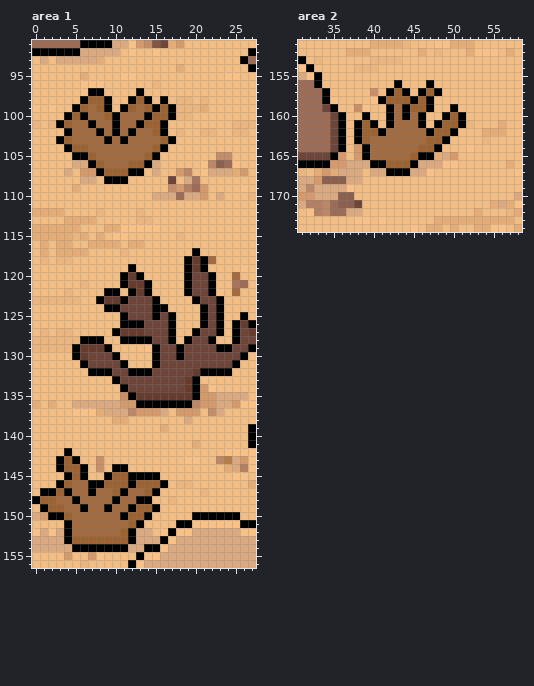
Two versions of one pixel-art file, Assets/Sprite/Background/Chapter3-Minigame-Stage1.aseprite. Above, as it was before the edit.
320x180 pixels, 1 frame. Colours within 5 levels of each other are drawn and written as one. Shown: area 1: x 0..27, y 91..156; area 2: x 31..58, y 151..174. The commit also changed other parts of the picture, which this record leaves out.
The same view after the edit:
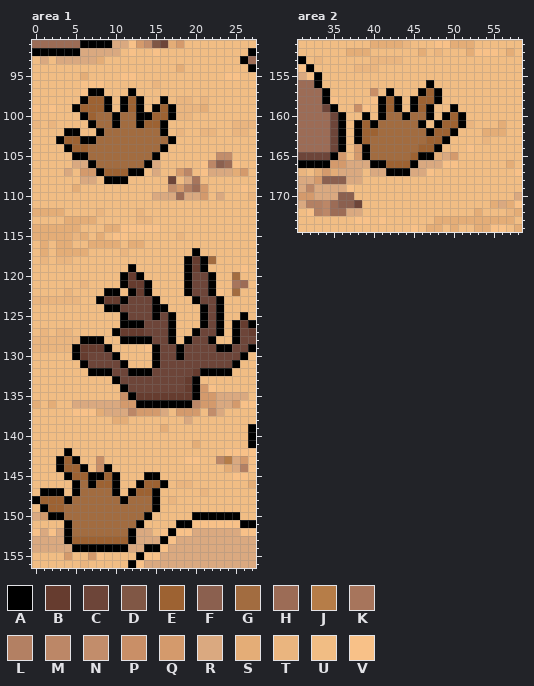
Palette (. is transparent): A #000000  B #663c2f  C #6d4539  D #805745  E #9d6232  F #8b604f  G #a26c40  H #9c6c56  J #b67d48  K #a7755c  L #b38063  M #bc8767  N #c28d6b  P #c98f67  Q #d49a6c  R #daa980  S #e4ad77  T #eab57f  U #f1bd84  V #f8c188
Edits made:
Area 1:
y 97: x 12..13 UA -> AU
y 98: x 11..14 UAEA -> AEAU
y 99: x 7 G -> E; x 13..14 GE -> AU
y 100: x 4..5 AE -> UU; x 7 G -> E; x 9 E -> G; x 13 G -> A
y 101: x 3..6 AEGG -> UUUU
y 102: x 5..7 GGG -> AUU; x 10 A -> G; x 12 A -> G; x 15 E -> G
y 103: x 5..7 GGG -> EAA; x 9 A -> G; x 11 A -> G; x 16 E -> G
y 104: x 15 E -> G
y 105: x 7 E -> G; x 14 E -> G
y 106: x 8 E -> G; x 12..13 EE -> GG
y 144: x 9..11 UAA -> AUU
y 145: x 6..13 AUUAEEAA -> EAAEAUUU
y 146: x 3..5 AEG -> UUA; x 8 A -> E; x 10..13 EEAE -> AUUA
y 147: x 3..5 EAG -> AUA; x 7 A -> G; x 10..13 EAGG -> AUAE
y 148: x 3..5 GGA -> EAG; x 10..11 AG -> GA; x 13..15 AAU -> GGA
y 149: x 6 A -> G; x 9 A -> G; x 12..14 AEE -> GGG
y 150: x 4 E -> G; x 11..13 AEE -> GGG
y 151: x 12 E -> G
y 152: x 11 E -> G
Area 2:
y 156: x 43 A -> U
y 157: x 43..44 EA -> UU
y 158: x 43..44 EE -> AU; x 47..48 AU -> EA
y 159: x 41..45 UAGAE -> AEAUA
y 160: x 41..42 UA -> AG; x 46..47 AU -> GA
y 161: x 41..42 UA -> GG
y 162: x 41 A -> G
Changed places in both pictures, as pixel boxes (x1, y1, x2, y2):
changed: (56, 88, 168, 168)
changed: (56, 464, 160, 536)
changed: (378, 80, 442, 136)
